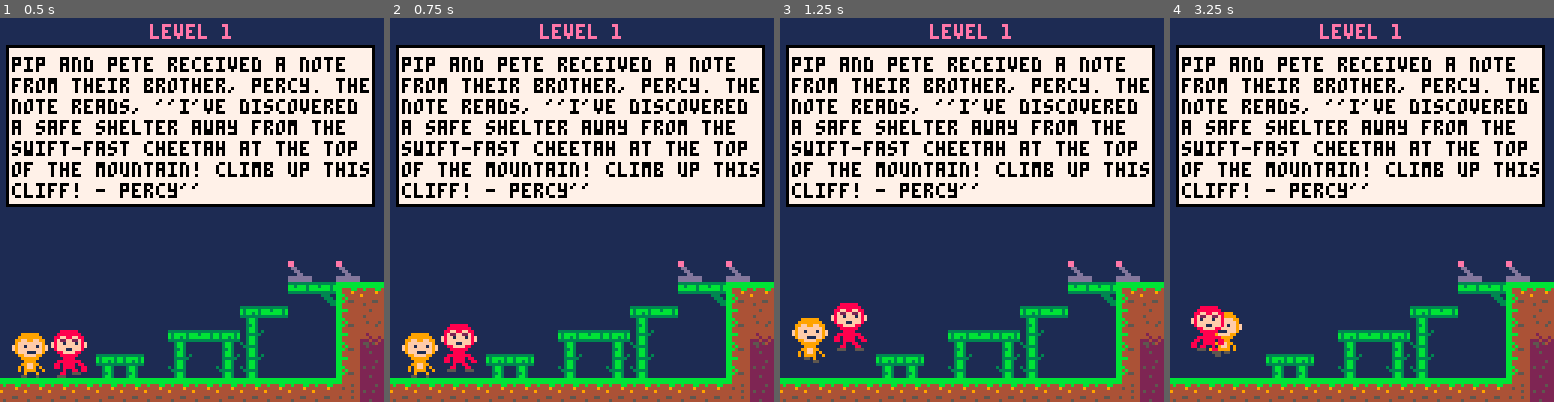
Above: before the commit, frames 1-4 (left to right).
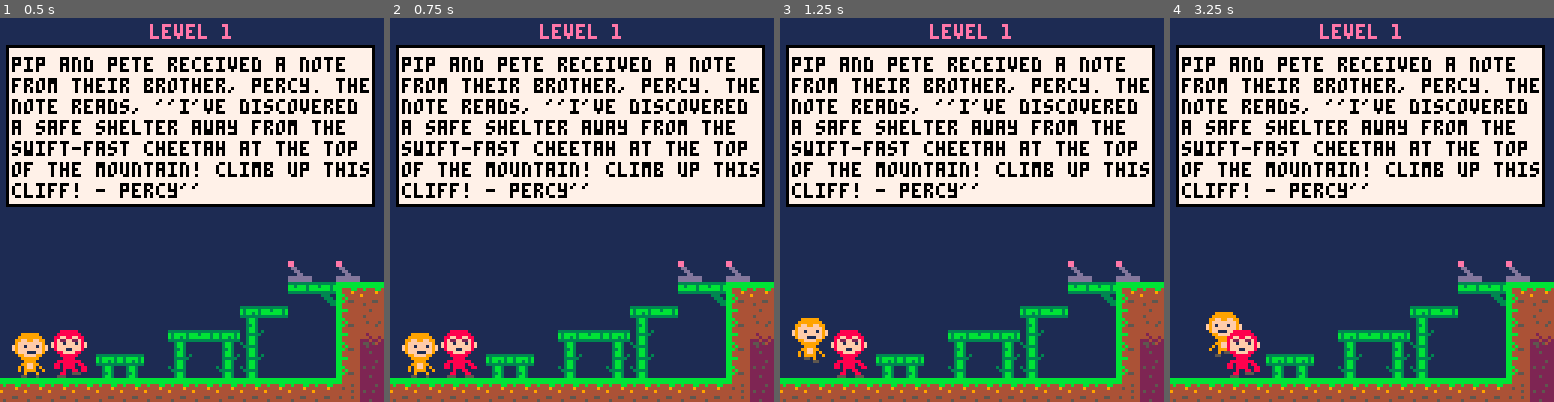
Above: after the commit, the same moments.

Repository: salachyan/EMO
Game: PICO-8 cartridge emo.p8
The game is run twice, just before and just after one commit, with the same random seed, the same clock (stepped at 60 frames per second) and the same inputs.
Inputs:
- Up to frame 1 (0.5 s): tap X (X key) at 0.33 s
- Up to frame 2 (0.75 s): tap O (Z key) at 0.7 s
- Up to frame 3 (1.25 s): tap X (X key) at 1.07 s
- Up to frame 4 (3.25 s): hold Right 1.6-2.1 s; hold P2 Left 1.6-2.1 s; tap O (Z key) every 0.4 s from 1.7 to 2.9 s; tap X (X key) at 1.85, 2.97 s; hold Up 2.15-2.42 s; hold P2 Down 2.15-2.42 s; hold Right 2.47-3.03 s; hold P2 Left 2.47-3.03 s; hold Left from 3.08 s (still down); hold P2 Right from 3.08 s (still down)

Frame 1 is identical in both runs. In frame 2, 0.8% of the frame differs, in the area x 13-23%, y 79-94%; in frame 3, 1.1%; in frame 4, 1.4%, in the area x 5-24%, y 75-94%.

Commit message:
both controllers work at the same time, controller 0 controls player1, controller 1 controls player2

Diff:
--- a/gameloop/update.lua
+++ b/gameloop/update.lua
@@ -43,14 +43,14 @@
 function player1_update()
   player1.dy+=gravity
   -- move left
-  if btn(⬅️) then
+  if btn(⬅️, 0) then
     player1.dx = -player1.speed
     player1.flip = true -- flip sprite to face left
     player1.running=true
     player1.flp=true
     -- animate_player1_walking()
   -- move right
-  elseif btn(➡️) then
+  elseif btn(➡️, 0) then
     player1.dx = player1.speed
     player1.flip = false -- face sprite to the right
     player1.running=true
@@ -62,7 +62,7 @@
   end
 
   -- jump
-  if btn(❎) and player1.landed then
+  if btn(❎, 0) and player1.landed then
     player1.dy-=player1.speed
     player1.landed=false
   end
@@ -127,14 +127,14 @@
 function player2_update()
   player2.dy+=gravity
   -- move left
-  if btn(⬆️) then
+  if btn(⬆️, 1) then
     player2.dx = -player2.speed
     player2.flip = true -- flip sprite to face left
     player2.running=true
     player2.flp=true
     -- animate_player2_walking()
   -- move right
-  elseif btn(⬇️) then
+  elseif btn(⬇️, 1) then
     player2.dx = player2.speed
     player2.flip = false -- face sprite to the right
     player2.running=true
@@ -146,7 +146,7 @@
   end
 
   -- jump
-  if btn(🅾️) and player2.landed then
+  if btn(🅾️, 1) and player2.landed then
     player2.dy-=player2.speed
     player2.landed=false
   end
